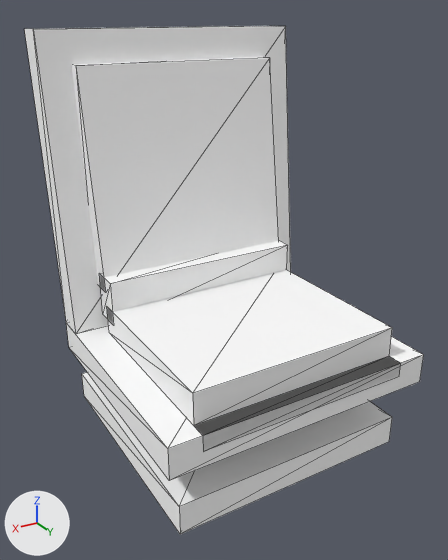
The OBJ model src/main/resources/assets/vandorlabs/models/block/pilot_seat_height_1_arms_3.obj, before and after one commit.
Camera for both pictures: a camera (50 mm lens) standing at (1.72, 1.43, 1.68) and looking at (0.54, -0.53, 0.7). The axes (+X, +Y, +Z) are drawn at lower left. The lights are the same throughout. The older version comes first. Mesh edges are drawn as thin lines. Where no turn or scale is listed for an object, it has been applied to the vertices. Vertices at exactly the same position are counted once.

The first picture shows 'pilot_seat_height_1_arms_3'.
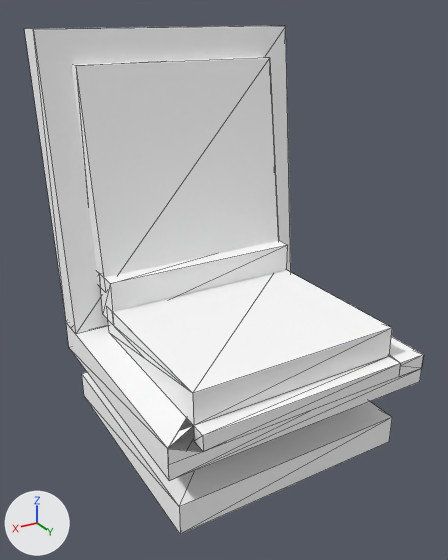
Location of each change, (x1, y1, x2, y2) in pixels of the pictures (448 x 560 px):
part 1 of me_pilot_seat_height_1_arms_3, cut back
    both: (76, 71, 424, 481)

The change in detail:
me_pilot_seat_height_1_arms_3 is used by ob_pilot_seat_height_1_arms_3; location (0.0, 0.0, 0.0).
me_pilot_seat_height_1_arms_3 had 60 vertices, 96 faces and spanned x -0.06..1.06, y -1.12..0.0, z 0.0..1.63.
me_pilot_seat_height_1_arms_3 now has 86 vertices, 115 faces and spans x -0.06..1.06, y -1.12..0.0, z 0.0..1.63.
Part 1, on me_pilot_seat_height_1_arms_3:
9 faces are deleted.
26 vertices are added at x -0.06..1.06, y -1.0..0.0, z 0.38..1.06.
16 new faces join them, mat_frame (its picture is missing).
12 new faces join them, mat_fabric (its picture is missing).
